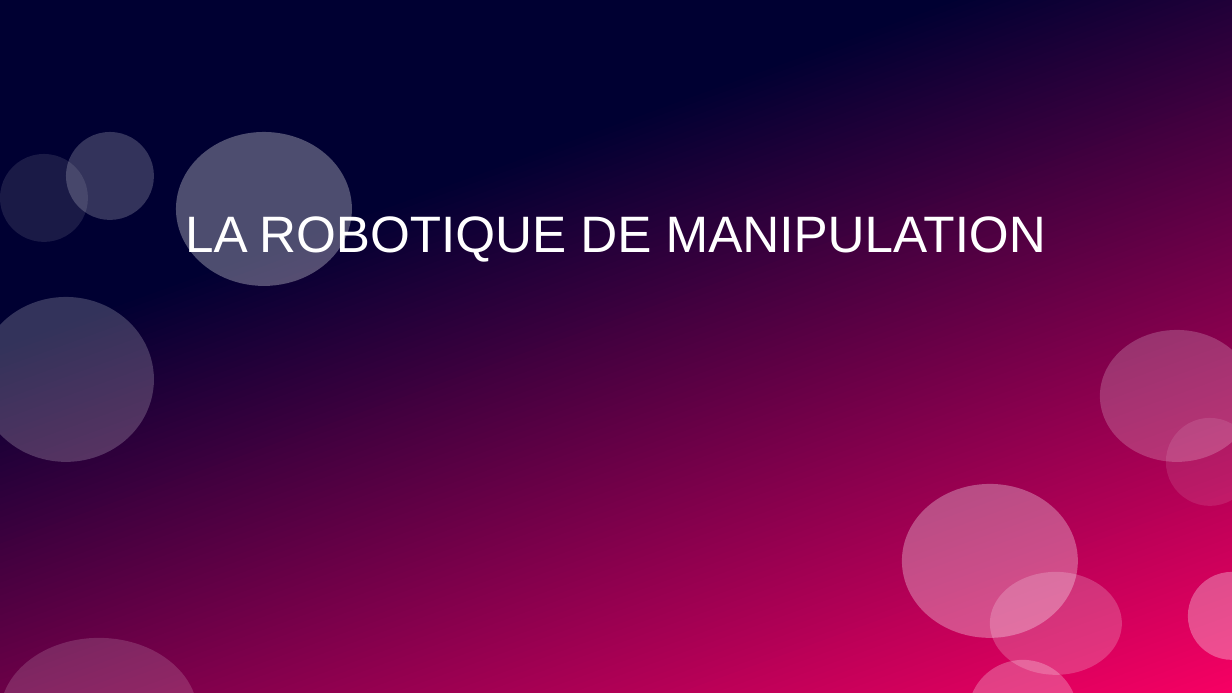
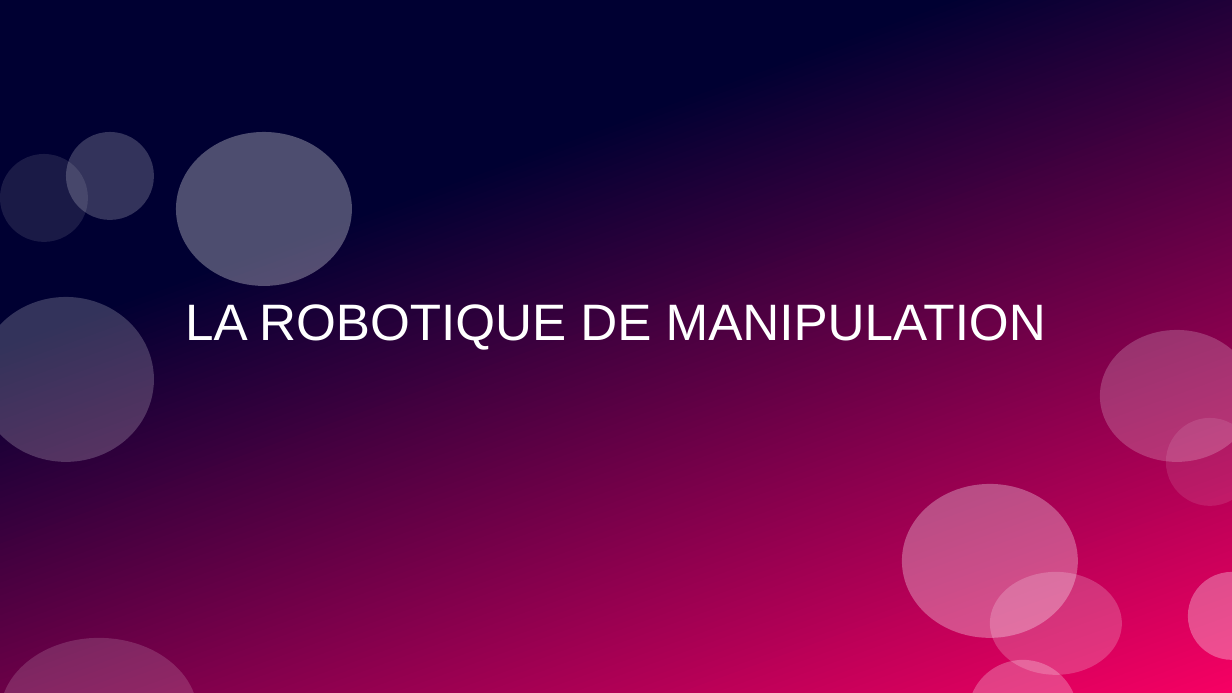
Before and after one commit to Lexoa/ros2_intro, a slide deck: slide 1 of 3_manip/3_ros2_manip.odp. Drawn at 1232x693 pixels with LibreOffice and Linux fonts; fonts in the diff are those of the drawing. Boxes give left, top, right and bottom in pixels: in the first picture for what was removed or moved away, otherwise in the second. Text is boxed around its words. In the diff, an @@ line names an element or a change of style, - is before the commit and + after.

```diff
--- a/3_manip/3_ros2_manip.odp
+++ b/3_manip/3_ros2_manip.odp
@@ title "LA ROBOTIQUE DE MANIPULATION" rewrapped from box(185, 212, 1046, 263) to box(185, 304, 1046, 350) @@
```
Also in this commit, not shown: 13 other files.
